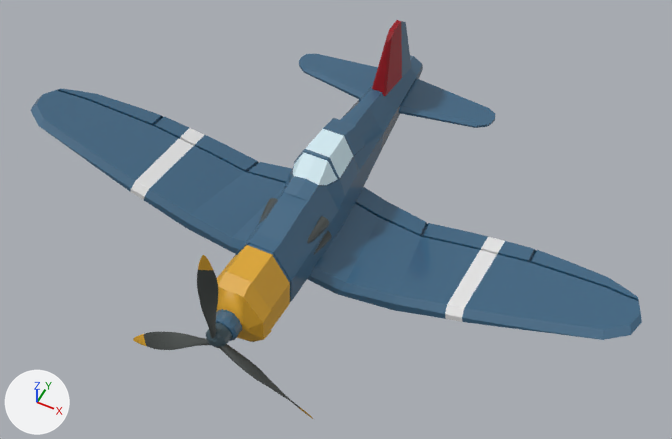
Two versions of the glTF model assets/models/plane.glb, one commit apart.
Rendered twice from a camera (50 mm lens) standing at (7.06, -12.61, 16.75) and looking at (0.64, 0.24, 0.69). Every picture has the same lights, and +X, +Y and +Z are marked at lower left.
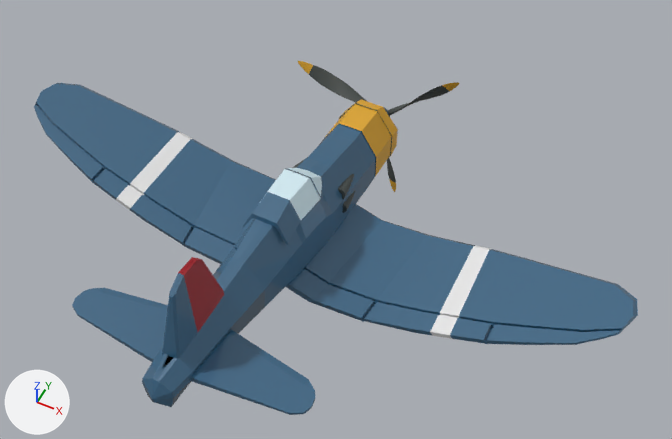
ob_gltf_scenerootnode is not drawn itself; it is the parent of ob_cube_004_1, ob_cube_007_0.
ob_cube_004_1 is not drawn itself; it is the parent of ob_object_12, ob_object_13.

The change, as a list of edits to the scene's bpy script:
```text
Change ob_gltf_scenerootnode:
    ob_gltf_scenerootnode.rotation_euler: (1.571, 0.0, 0.0) -> (1.571, -3.127, 0.0)  # degrees (90, 0, 0) -> degrees (90, -179, 0)
Change ob_cube_004_1:
    ob_cube_004_1.rotation_euler: (0.0, 0.0, 0.0) -> (0.0, -1.27, 0.0)  # degrees (0, 0, 0) -> degrees (0, -73, 0)
```

Location of each change, (x1, y1, x2, y2) in pixels of the pictures (672 x 439 px):
'Object_4', turned: before (31, 21, 642, 342); after (34, 83, 638, 415)
'Object_6', turned: before (217, 245, 290, 342); after (325, 99, 398, 176)
'Object_9', turned: before (131, 128, 505, 322); after (116, 132, 490, 339)
'Object_13', turned: before (144, 270, 300, 408); after (309, 65, 450, 183)
'Object_5', turned: before (293, 129, 353, 185); after (264, 168, 322, 220)
'Object_10', turned: before (372, 20, 402, 96); after (178, 257, 224, 332)
'Object_8', turned: before (259, 198, 332, 255); after (293, 159, 356, 213)
'Object_12', turned: before (133, 255, 313, 419); after (298, 61, 459, 192)
'Object_7', turned: before (206, 323, 232, 348); after (383, 107, 390, 117)
